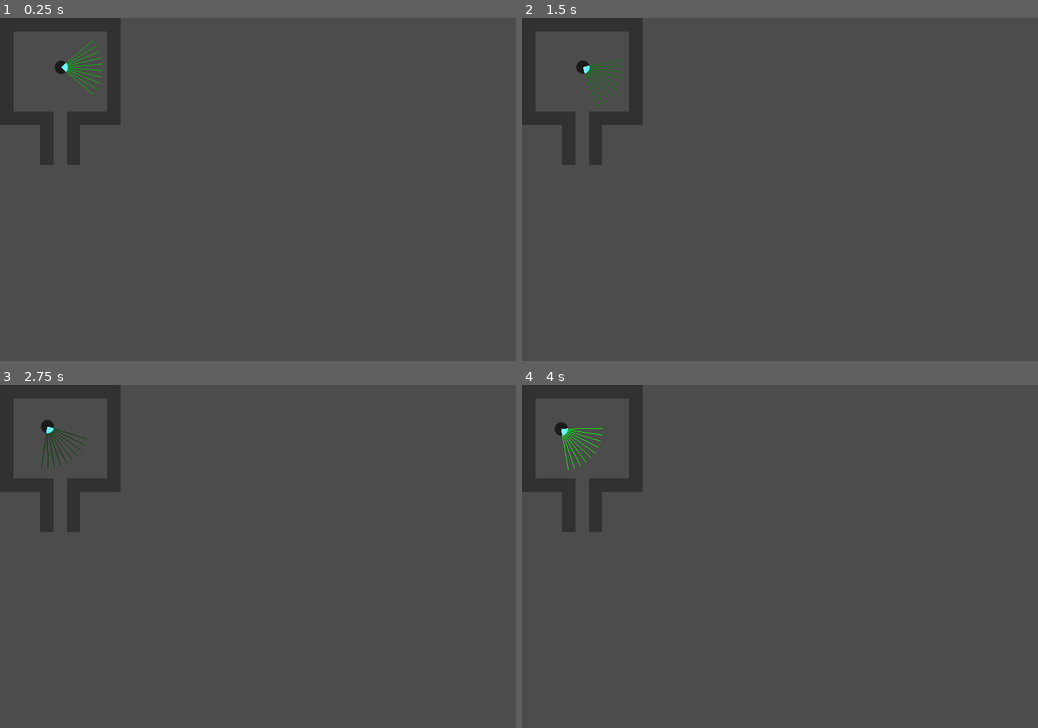
Above: before the commit, frames 1-4 (two rows, left to right).
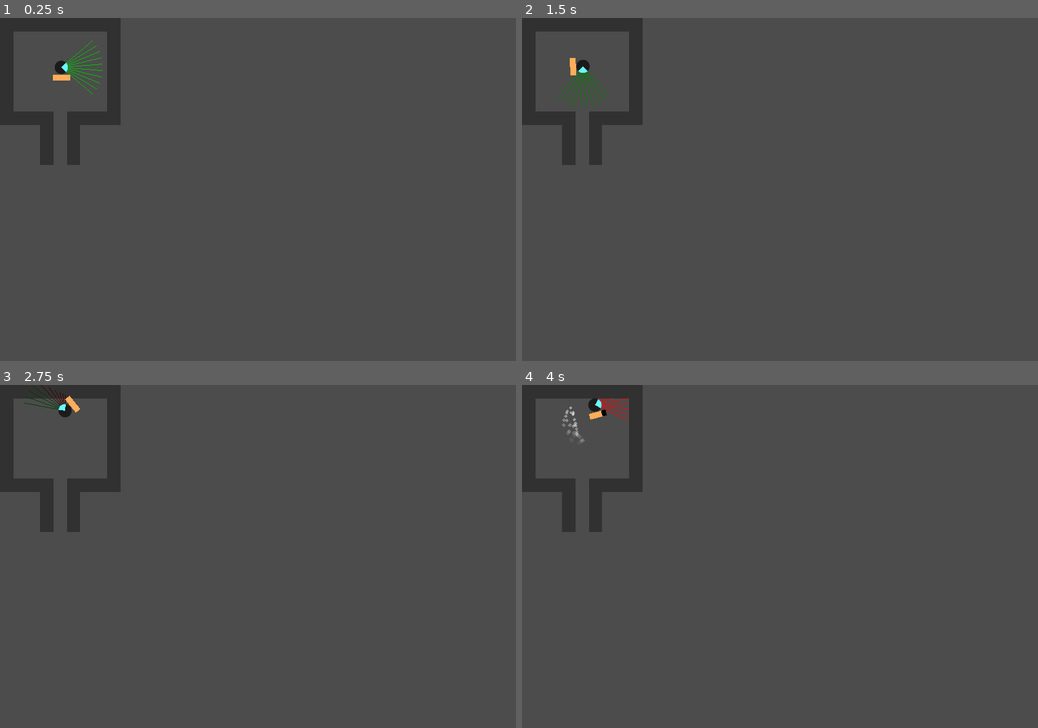
Above: after the commit, the same moments.

Repository: Thallium204/Genetics
Game: Godot game, scene res://testing ground.tscn
Two runs of this game, one before a commit and one after it. Both use one fixed random seed, a clock stepped at 60 frames per second and the inputs below. This scene is started directly instead of the project's main scene.
Inputs:
- Up to frame 1 (0.25 s): no input
- Up to frame 2 (1.5 s): tap Enter at 0.5 s; hold Right 0.53-1.28 s; tap Shift at 0.6, 1.35 s; hold Down from 1.28 s (still down)
- Up to frame 3 (2.75 s): release Down at 2.03 s; hold Right from 2.03 s (still down); tap Shift at 2.1 s
- Up to frame 4 (4 s): release Right at 2.78 s; hold Up 2.78-3.53 s; tap Shift at 2.85, 3.6 s; hold Left from 3.53 s (still down)

The runs differ from the first frame. In frame 1, less than 0.1% of the frame differs, in the area x 10-14%, y 16-19%; in frame 2, 0.3%; in frame 3, 0.4%; in frame 4, 0.5%, in the area x 6-21%, y 3-25%.

Commit message:
improved input controls, added fuel and boost

Diff:
--- a/SeeingRocket.gd
+++ b/SeeingRocket.gd
@@ -1,4 +1,12 @@
 extends RigidBody2D
+
+const THRUST = 5000.0
+const TORQUE = 5.0
+const THRUST_MULTIPLIER = 3.0
+const FUEL_MAX = 100.0
+var fuel = FUEL_MAX setget set_fuel
+
+var input_keys = []
 
 var view_angle = 0.0
 var ray_directions = {}
@@ -6,10 +14,16 @@
 var view_distance = 100.0
 var view_segments = 10
 
+func set_fuel(value):
+	fuel = clamp(value,0,FUEL_MAX)
+
+
 func _ready():
 	$Sprite/Sight.value = field_of_view
+	$FuelBar.max_value = FUEL_MAX
+	update_visuals()
+	$FuelBar.step = 0.1
 	generate_ray_directions()
-
 
 func generate_ray_directions():
 	ray_directions = {}
@@ -19,6 +33,9 @@
 		var vector = Vector2( sin(angle) , cos(angle) )
 		ray_directions[vector] = {"color":Color.green, "hit_pos":Vector2()}
 
+
+func update_visuals():
+	$FuelBar.value = fuel
 
 func blink():
 	for direction in ray_directions:
@@ -30,7 +47,6 @@
 		else:
 			data.color = Color.green
 			data.hit_pos = Vector2()
-
 
 func cast_ray(direction:Vector2):
 	#print("casting in: ",direction)
@@ -60,39 +76,57 @@
 
 
 func _physics_process(delta):
+	update_forces(delta)
 	update()
-
 
 func _on_Timer_timeout():
 	blink()
 
+
 func _unhandled_key_input(event):
 
-	if event.scancode == KEY_UP:
-		if event.pressed:
-			applied_force = Vector2(+1.0,0).rotated(rotation) * 50
-		else:
-			applied_force = Vector2(0,0)
+	if event.pressed:
+		add_key(event.scancode)
+	else:
+		remove_key(event.scancode)
 
-	elif event.scancode == KEY_RIGHT:
-		if event.pressed:
-			angular_velocity = +1.0
-		else:
-			angular_velocity = 0.0
+func update_forces(delta):
 
-	elif event.scancode == KEY_DOWN:
-		if event.pressed:
-			applied_force = Vector2(-1.0,0).rotated(rotation) * 50
-		else:
-			applied_force = Vector2(0,0)
+	applied_force = Vector2()
+	$Particles.initial_velocity = 100
+	$Particles.emitting = false
 
-	elif event.scancode == KEY_LEFT:
-		if event.pressed:
-			angular_velocity = -1.0
-		else:
-			angular_velocity = 0.0
+	if fuel <= 0:
+		return
+	#angular_velocity /= 1.1
+	var thrust_multiplier = 1.0
 
-	print()
-	print("applied_force = ",applied_force)
-	print("angular_velocity = ",angular_velocity)
-	print(rotation)
+	if KEY_RIGHT in input_keys:
+		angular_velocity += TORQUE * delta
+
+	if KEY_LEFT in input_keys:
+		angular_velocity -= TORQUE * delta
+
+
+	if KEY_SHIFT in input_keys:
+		thrust_multiplier = THRUST_MULTIPLIER
+		#$Particles.color = Color(1,0,0,0.5)
+		$Particles.initial_velocity = 300
+
+	if KEY_UP in input_keys:
+		$Particles.emitting = true
+		applied_force += Vector2(+1.0,0).rotated(rotation) * THRUST * thrust_multiplier * delta
+		self.fuel -= 0.5 * thrust_multiplier
+
+	if KEY_DOWN in input_keys:
+		applied_force += Vector2(-1.0,0).rotated(rotation) * THRUST * thrust_multiplier * delta
+
+	update_visuals()
+
+func add_key(scancode):
+	if not scancode in input_keys:
+		input_keys.append(scancode)
+
+func remove_key(scancode):
+	if scancode in input_keys:
+		input_keys.erase(scancode)
--- a/SeeingRocket.tscn
+++ b/SeeingRocket.tscn
@@ -1,11 +1,23 @@
-[gd_scene load_steps=5 format=2]
+[gd_scene load_steps=9 format=2]
 
 [ext_resource path="res://SeeingRocket.gd" type="Script" id=1]
 [ext_resource path="res://assets/circle.svg" type="Texture" id=2]
 [ext_resource path="res://rocket_physics.tres" type="PhysicsMaterial" id=3]
 
-[sub_resource type="CircleShape2D" id=1]
+[sub_resource type="Curve" id=1]
+_data = [ Vector2( 0, 0.36036 ), 0.0, 0.0, 0, 0, Vector2( 1, 1 ), 0.0, 0.0, 0, 0 ]
+
+[sub_resource type="Gradient" id=2]
+colors = PoolColorArray( 1, 1, 1, 1, 1, 1, 1, 0 )
+
+[sub_resource type="CircleShape2D" id=3]
 radius = 16.0
+
+[sub_resource type="StyleBoxFlat" id=4]
+bg_color = Color( 1, 0.682353, 0.356863, 1 )
+
+[sub_resource type="StyleBoxFlat" id=5]
+bg_color = Color( 0, 0, 0, 1 )
 
 [node name="SeeingRocket" type="RigidBody2D"]
 position = Vector2( 146.57, 118.326 )
@@ -13,7 +25,21 @@
 gravity_scale = 0.0
 contacts_reported = 1
 contact_monitor = true
+linear_damp = 0.5
 script = ExtResource( 1 )
+
+[node name="Particles" type="CPUParticles2D" parent="."]
+amount = 64
+local_coords = false
+direction = Vector2( -1, 0 )
+spread = 20.0
+gravity = Vector2( 0, 0 )
+initial_velocity = 100.0
+initial_velocity_random = 0.1
+angle = 45.0
+scale_amount = 8.0
+scale_amount_curve = SubResource( 1 )
+color_ramp = SubResource( 2 )
 
 [node name="Sprite" type="Sprite" parent="."]
 self_modulate = Color( 0.109804, 0.109804, 0.109804, 1 )
@@ -36,8 +62,22 @@
 
 [node name="Timer" type="Timer" parent="."]
 process_mode = 0
+wait_time = 0.2
 autostart = true
 
 [node name="CollisionShape2D" type="CollisionShape2D" parent="."]
-shape = SubResource( 1 )
+shape = SubResource( 3 )
+
+[node name="FuelBar" type="ProgressBar" parent="."]
+margin_left = -20.0
+margin_top = 17.0
+margin_right = 21.0
+margin_bottom = 31.0
+custom_styles/fg = SubResource( 4 )
+custom_styles/bg = SubResource( 5 )
+value = 100.0
+percent_visible = false
+__meta__ = {
+"_edit_use_anchors_": false
+}
 [connection signal="timeout" from="Timer" to="." method="_on_Timer_timeout"]
--- a/project.godot
+++ b/project.godot
@@ -37,6 +37,25 @@
 window/stretch/mode="2d"
 window/stretch/aspect="keep"
 
+[input]
+
+ui_left={
+"deadzone": 0.0,
+"events": [  ]
+}
+ui_right={
+"deadzone": 0.0,
+"events": [  ]
+}
+ui_up={
+"deadzone": 0.0,
+"events": [  ]
+}
+ui_down={
+"deadzone": 0.0,
+"events": [  ]
+}
+
 [layer_names]
 
 2d_physics/layer_1="Wall"
Not shown: 2 places in Main.tscn that only renumber resources
Not shown: 2 places in tileset.tres that only renumber resources
